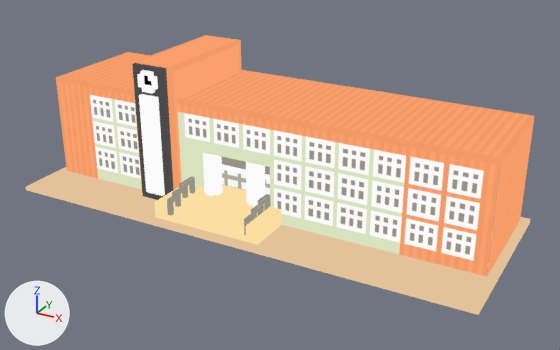
An edit to the glTF model models/kagosimadaigaku.glb, drawn before and after from the same camera.
The view is the same before and after, from a 50 mm lens placed at (1.72, -3.0, 1.68), pointed at (0.09, -0.03, 0.2). The lights are fixed; the arrows at lower left show +X, +Y and +Z. The picture after the commit comes second. Where no turn or scale is listed for an object, it has been applied to the vertices.

Objects in the first picture: 'kagosimadaigaku'.
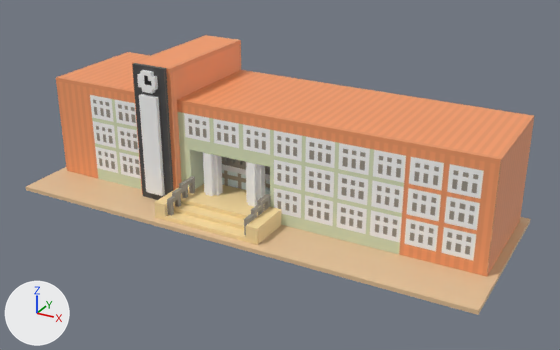
What changed in the scene script:
```text
Change mat_material_kagosimadaigaku:
    remove n0 = _N.new('ShaderNodeEmission'); n0.name = 'Emission'
    remove n1 = _N.new('ShaderNodeLightPath'); n1.name = 'Light Path'
    remove n2 = _N.new('ShaderNodeBsdfTransparent'); n2.name = 'Transparent BSDF'
    remove n3 = _N.new('ShaderNodeMixShader'); n3.name = 'Mix Shader'
    add n8 = _N.new('ShaderNodeBsdfPrincipled'); n8.name = 'Principled BSDF'
    where n4 = _N.new('ShaderNodeOutputMaterial'); n4.name = 'Material Output'
    where n5 = _N.new('ShaderNodeMix'); n5.name = 'Mix'
    remove _L.new(n1.outputs[0], n3.inputs[0])  # 'Is Camera Ray' to 'Factor'
    remove _L.new(n2.outputs[0], n3.inputs[1])  # 'BSDF' to 'Shader'
    remove _L.new(n0.outputs[0], n3.inputs[2])  # 'Emission' to 'Shader'
    remove _L.new(n3.outputs[0], n4.inputs[0])  # 'Shader' to 'Surface'
    remove _L.new(n5.outputs[2], n0.inputs[0])  # 'Result' to 'Color'
    add _L.new(n8.outputs[0], n4.inputs[0])  # 'BSDF' to 'Surface'
    add _L.new(n5.outputs[2], n8.inputs[0])  # 'Result' to 'Base Color'
```

Boxes [x1, y1, x2, y2] around the edits, measured in the pictures (560 x 350 px):
'kagosimadaigaku', recoloured
    both: [26, 35, 534, 315]
